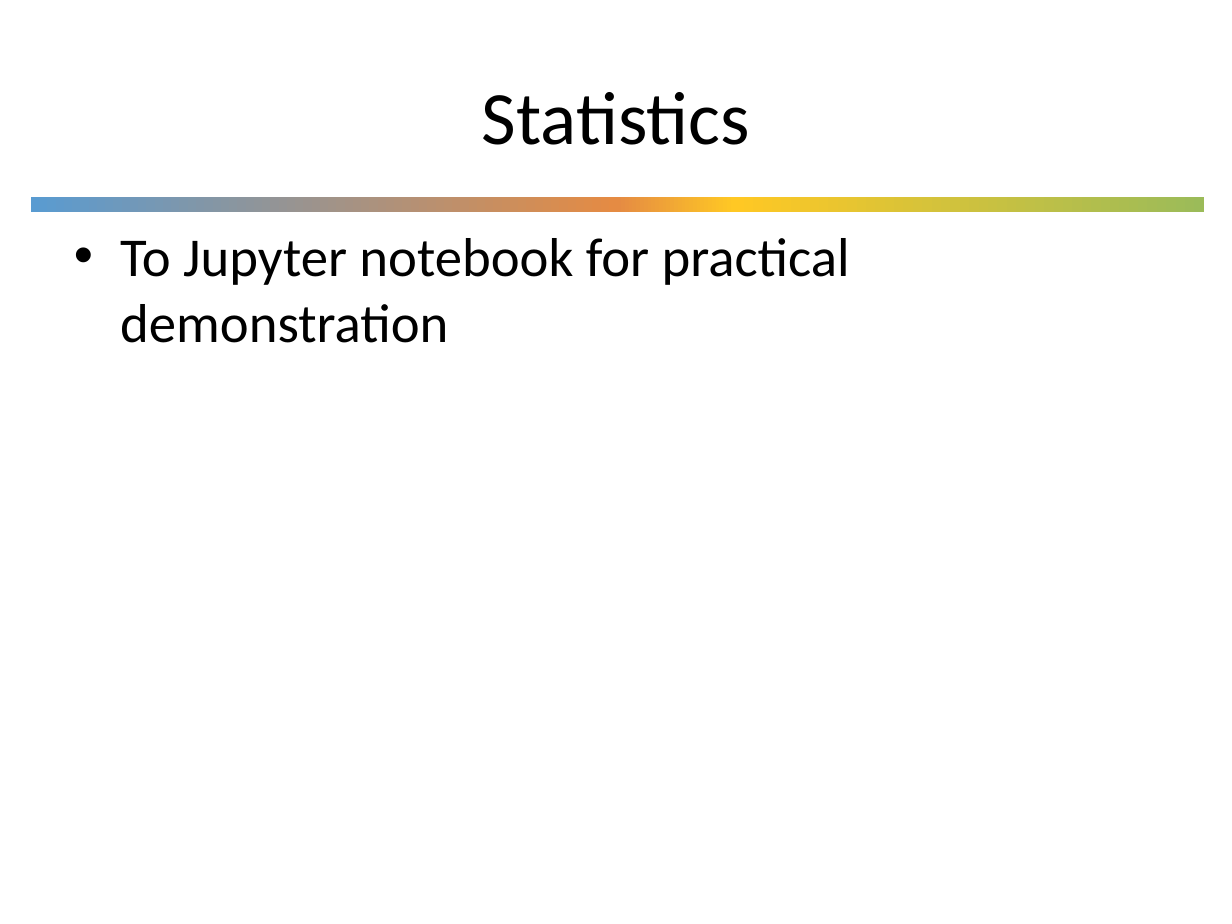
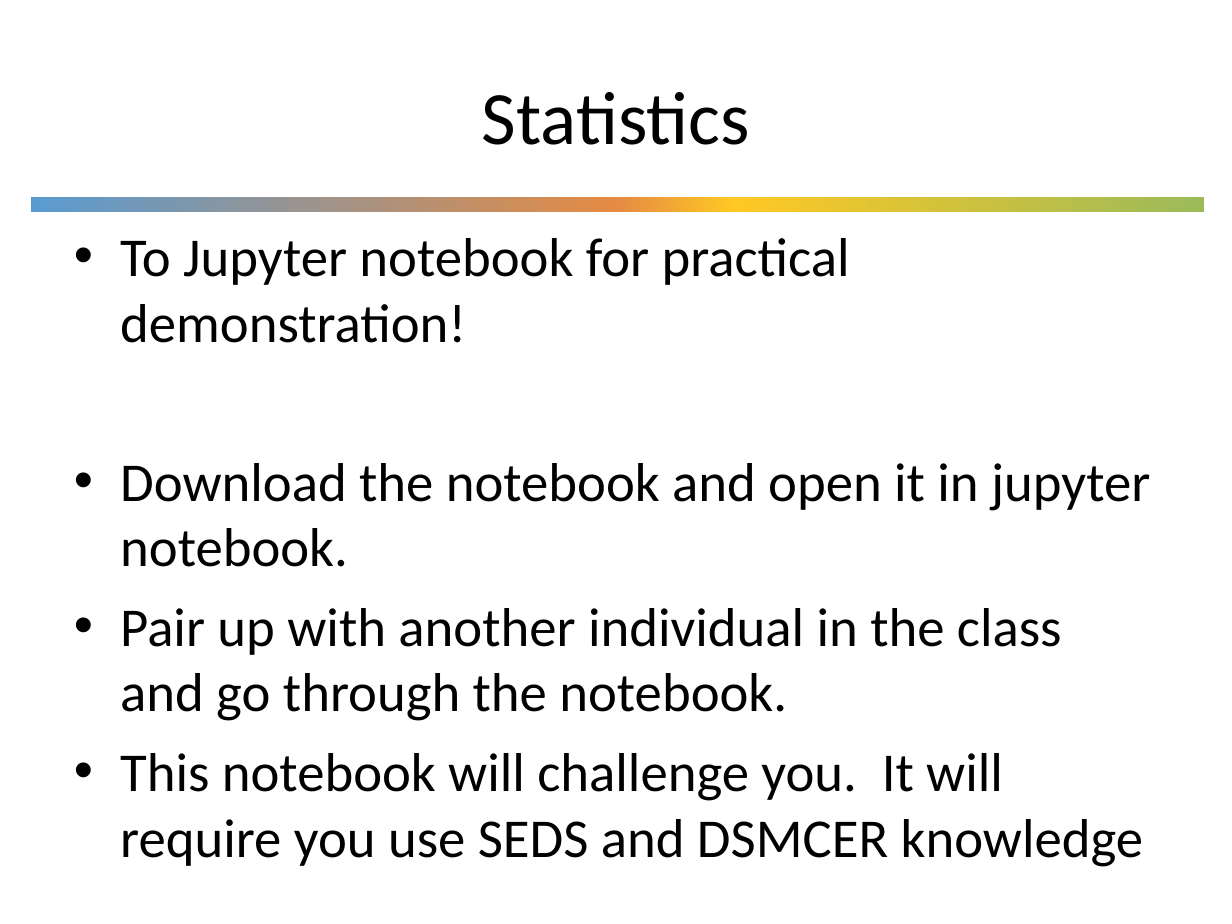
Before and after one commit to UWDIRECT/UWDIRECT.github.io, a slide deck: slide 20 of Wi18_content/DSMCER/L6.Descriptive_Statistics.pptx. Drawn at 1232x924 pixels with LibreOffice and Linux fonts; fonts in the diff are those of the drawing; background and template pictures are left out. Boxes give left, top, right and bottom in pixels: in the first picture for what was removed or moved away, otherwise in the second. Text is boxed around its words. In the diff, an @@ line names an element or a change of style, - is before the commit and + after.

Commit message:
fixed up final slide

```diff
--- a/Wi18_content/DSMCER/L6.Descriptive_Statistics.pptx
+++ b/Wi18_content/DSMCER/L6.Descriptive_Statistics.pptx
@@ text at bbox=[120, 238, 1150, 867]: text changed @@
-• To Jupyter notebook for practical demonstration
+• To Jupyter notebook for practical demonstration!
+• Download the notebook and open it in jupyter notebook.
+• Pair up with another individual in the class and go through the notebook.
+• This notebook will challenge you. It will require you use SEDS and DSMCER knowledge
```
